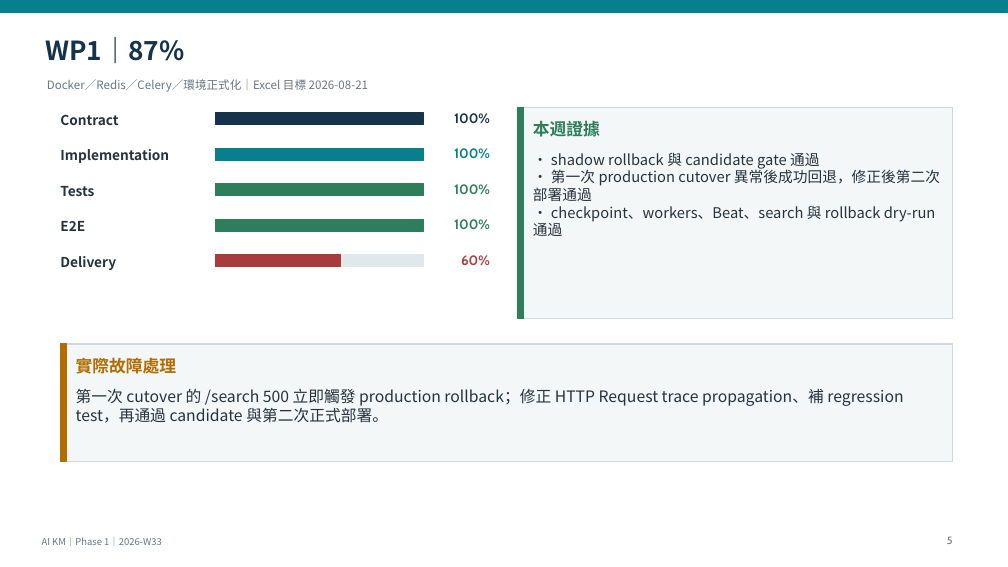
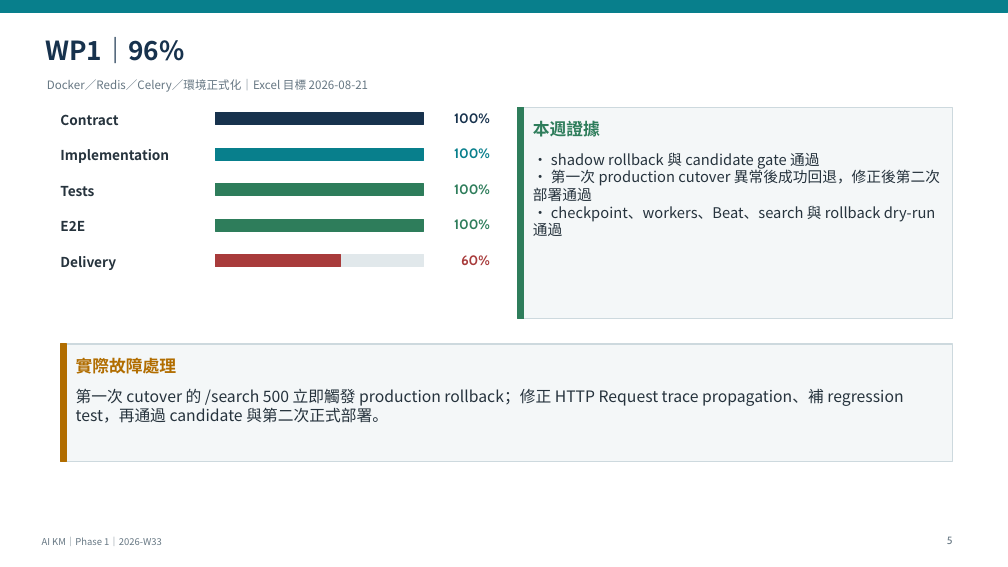
Before and after one commit to kyocarlos/knowledge-base-agent-source, a slide deck: slide 5 of docs/AI-KM-Phase1-Weekly-2026-W33-v2.6.pptx. Drawn at 1008x567 pixels with LibreOffice and Linux fonts; fonts in the diff are those of the drawing. Boxes give left, top, right and bottom in pixels: in the first picture for what was removed or moved away, otherwise in the second. Text is boxed around its words. In the diff, an @@ line names an element or a change of style, - is before the commit and + after.

```diff
--- a/docs/AI-KM-Phase1-Weekly-2026-W33-v2.6.pptx
+++ b/docs/AI-KM-Phase1-Weekly-2026-W33-v2.6.pptx
@@ text at (45,37,184,63): text changed @@
-WP1｜87%
+WP1｜96%
```
Also in this commit, not shown: 3 other slides changed, 4 other files.
